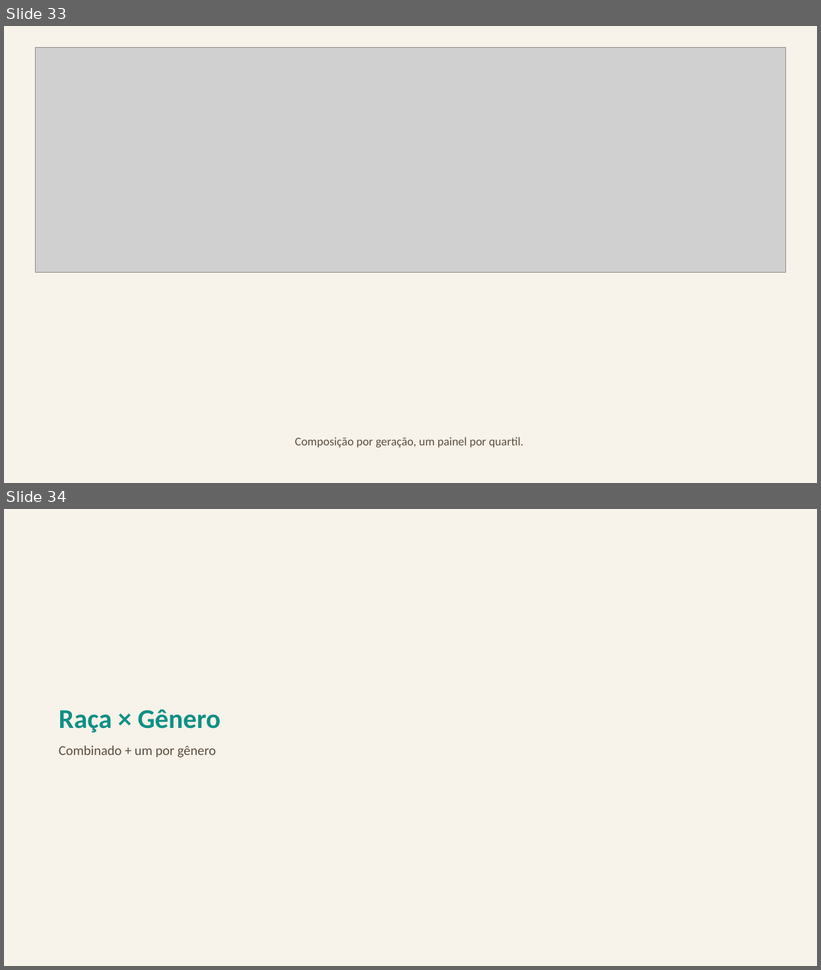
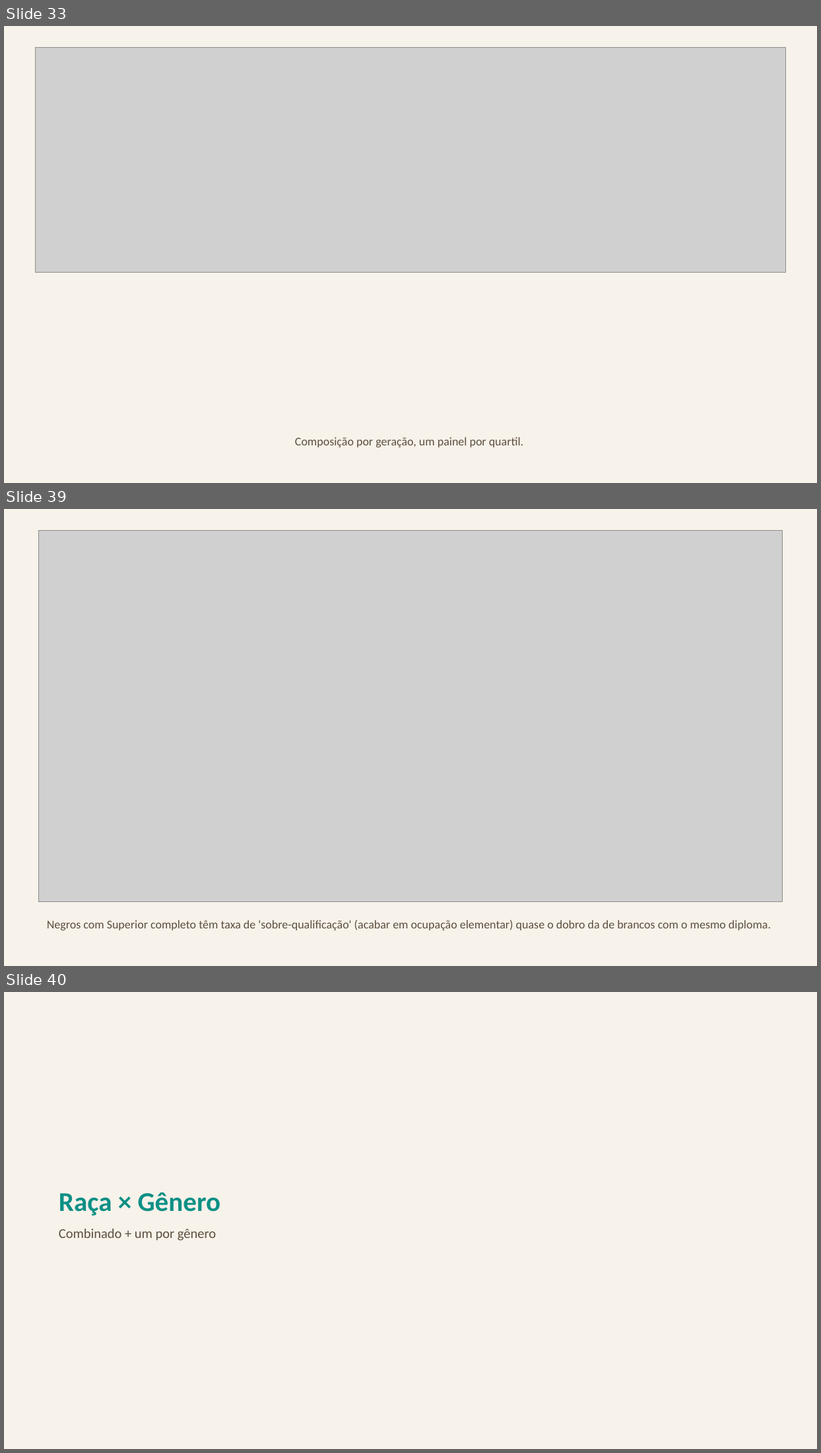
Before and after one commit to FelipeSantanaJ/Hub-Racial-Brasil, a slide deck: docs/Datahub_Racial_Brasil_Fase1.pptx. Shown one above the other, each under a label of ours: slides 33 and 34 before the commit, slides 33, 39 and 40 after it; the slides between them are not shown. The pictures are 821x970 and 821x1453 pixels, drawn with LibreOffice and Linux fonts; fonts in the diff are those of the drawing; grey boxes stand for pictures. Boxes give left, top, right and bottom in pixels: in the first picture for what was removed or moved away, otherwise in the second. Text is boxed around its words. In the diff, an @@ line names an element or a change of style, - is before the commit and + after.

Commit message:
Adiciona Gini/Theil por raça, setor econômico, setor público/privado e sobre-qualificação
Cinco análises sugeridas e validadas com o usuário (menu de opções) antes
de implementar:

- Gini por raça: função já existente no código (portada do notebook
  original), nunca usada até agora. Achado: Branca tem Gini mais alto
  (mais desigualdade interna) que Negra — não indica "situação melhor",
  reflete uma distribuição mais comprimida perto da base.
- Decomposição de Theil (entre/dentro dos grupos): nova função em
  pnadc_core.py, validada com 3 casos sintéticos antes de usar em dados
  reais. Achado: só ~7% da desigualdade total de renda vem de diferença
  ENTRE raças — 93% é dentro de cada raça, mostrando que a desigualdade
  brasileira é multifatorial (sem diminuir o hiato racial em si).
- Setor de atividade econômica (VD4010): variável extraída desde o
  início, nunca decodificada. Corrige um bug de zero-padding ANTES de
  usar (mesmo padrão de VD4009/VD4011). Segregação setorial (~10%) é
  menor que ocupacional (~17%).
- Hiato no setor Público vs. Privado: confirma a hipótese de que salário
  de concurso padronizado reduz o hiato racial (~45-50% público vs.
  ~58-68% privado).
- Sobre-qualificação: % com Superior completo em ocupações elementares,
  por raça — Negra com taxa quase o dobro da de Branca.

68 gráficos (era 63), apresentação com 88 slides (era 82), 25 datasets
(era 20).

```diff
--- a/docs/Datahub_Racial_Brasil_Fase1.pptx
+++ b/docs/Datahub_Racial_Brasil_Fase1.pptx
@@ slide 39 added at (4, 509, 817, 966), background #F7F2EA @@
@@ picture added at (39, 530, 783, 902) @@
@@ text added at (47, 920, 771, 931), 14 pt, text #5C4F3F @@
+Negros com Superior completo têm taxa de 'sobre-qualificação' (acabar em ocupação elementar) quase o dobro da de brancos com o mesmo diploma.
@@ what was slide 34 is now slide 40 @@
```
Also in this commit, not shown: 5 other slides added, 18 other files.
